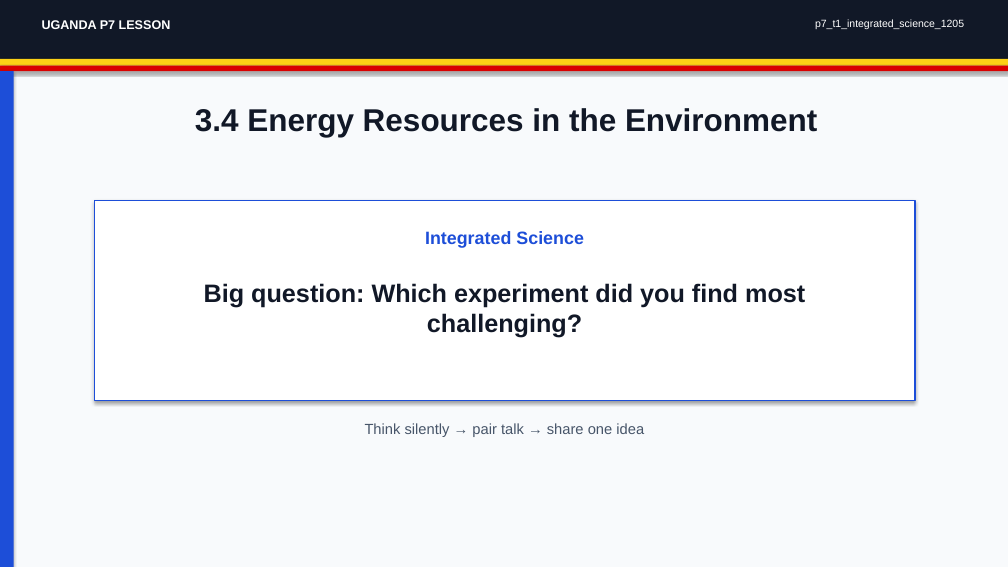
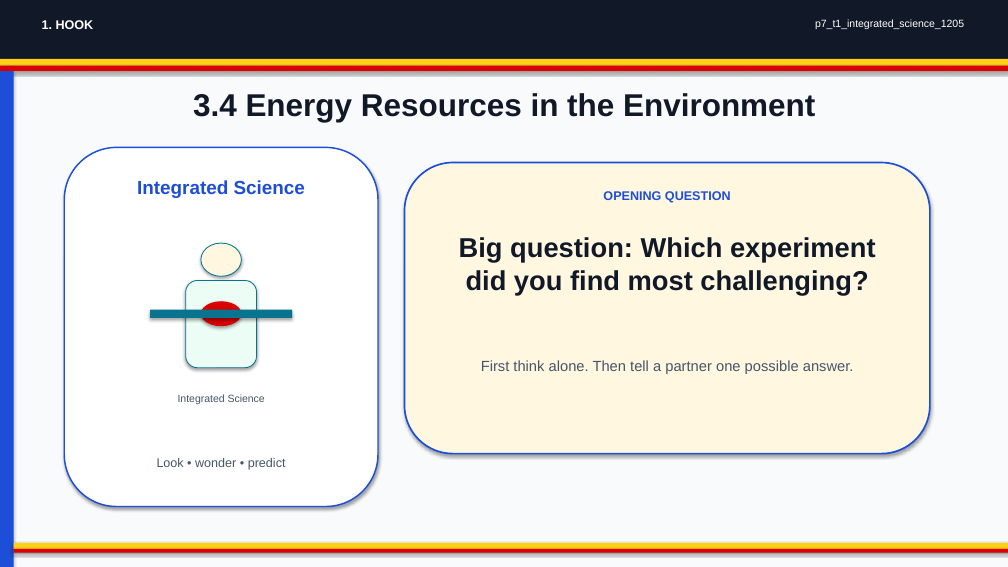
Before and after one commit to yousunjung84-edu/uganda-p7-mvp-20260629, a slide deck: slide 1 of uganda-p7-mvp/p7_t1_integrated_science_1205/p7_t1_integrated_science_1205.pptx. Drawn at 1008x567 pixels with LibreOffice and Linux fonts; fonts in the diff are those of the drawing. Boxes give left, top, right and bottom in pixels: in the first picture for what was removed or moved away, otherwise in the second. Text is boxed around its words. In the diff, an @@ line names an element or a change of style, - is before the commit and + after.

```diff
--- a/uganda-p7-mvp/p7_t1_integrated_science_1205/p7_t1_integrated_science_1205.pptx
+++ b/uganda-p7-mvp/p7_t1_integrated_science_1205/p7_t1_integrated_science_1205.pptx
@@ text at (x1=42, y1=20, x2=94, y2=29): text changed @@
-UGANDA P7 LESSON
+1. HOOK
@@ text "3.4 Energy Resources in the ..." moved from (x1=195, y1=108, x2=817, y2=137) to (x1=193, y1=93, x2=815, y2=122) @@
@@ rounded rectangle added at (x1=64, y1=147, x2=378, y2=507), fill #FFFFFF, outline #1D4ED8 1.4 pt, 18 pt, text #1D4ED8, bold @@
+Integrated Science
@@ rounded rectangle added at (x1=405, y1=163, x2=930, y2=454), fill #FFF7E0, outline #1D4ED8 1.6 pt @@
@@ rectangle removed at (x1=95, y1=200, x2=915, y2=401) @@
@@ text added at (x1=603, y1=191, x2=731, y2=203), 12 pt, text #1D4ED8, bold @@
+OPENING QUESTION
@@ text "Big question: Which experiment did ..." moved from (x1=204, y1=283, x2=805, y2=338) to (x1=459, y1=237, x2=876, y2=295) @@
@@ text "Big question: Which experiment did ..." at (x1=459, y1=237, x2=876, y2=295): size 24 to 26 pt @@
@@ ellipse added at (x1=201, y1=243, x2=242, y2=276), fill #FFF7E0, outline #087490 0.8 pt @@
@@ rounded rectangle added at (x1=186, y1=281, x2=257, y2=368), fill #ECFDF5, outline #087490 0.8 pt @@
@@ rectangle added at (x1=150, y1=309, x2=293, y2=318), fill #087490 @@
@@ ellipse added at (x1=201, y1=301, x2=242, y2=326), fill #D90000 @@
@@ text added at (x1=481, y1=360, x2=854, y2=374), 14 pt, text #475569 @@
+First think alone. Then tell a partner one possible answer.
@@ text "Integrated Science" moved from (x1=425, y1=231, x2=584, y2=248) to (x1=178, y1=394, x2=265, y2=404) @@
@@ text "Integrated Science" at (x1=178, y1=394, x2=265, y2=404): size 17 to 10 pt, text colour #1D4ED8 to #475569, bold off @@
@@ text removed at (x1=365, y1=423, x2=644, y2=437) @@
-Think silently → pair talk → share one idea
@@ text added at (x1=157, y1=458, x2=286, y2=470), 12 pt, text #475569 @@
+Look • wonder • predict
@@ rectangle added at (x1=14, y1=543, x2=1008, y2=549), fill #FCD116 @@
@@ rectangle added at (x1=14, y1=549, x2=1008, y2=553), fill #D90000 @@
```
Also in this commit, not shown: 7 other slides changed, 33 other files.
